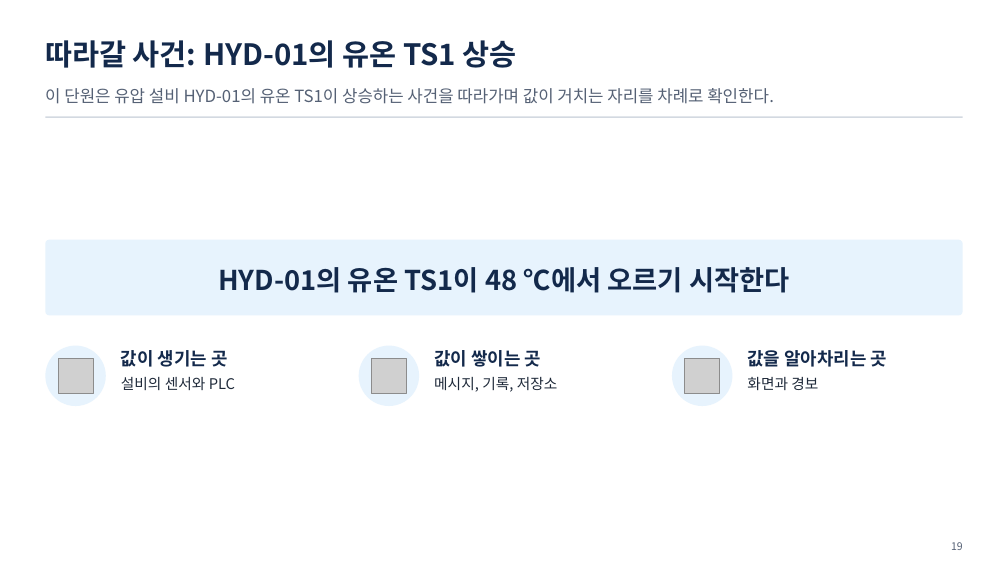
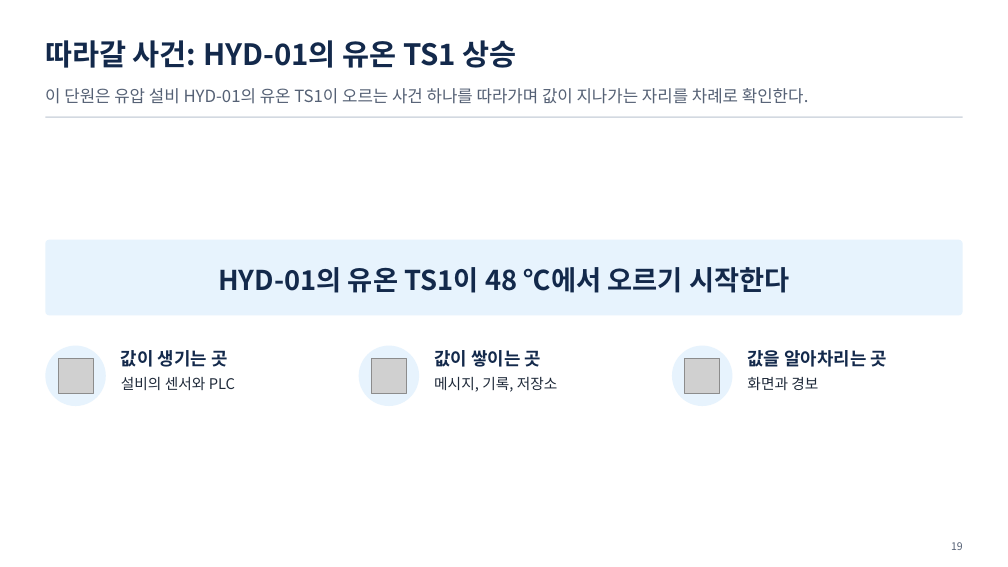
Before and after one commit to uengine-oss/hyd-iot-edu, a slide deck: slide 19 of course/slides/practical/실전반_01일차.pptx. Drawn at 1008x567 pixels with LibreOffice and Linux fonts; fonts in the diff are those of the drawing; grey boxes stand for pictures. Boxes give left, top, right and bottom in pixels: in the first picture for what was removed or moved away, otherwise in the second. Text is boxed around its words. In the diff, an @@ line names an element or a change of style, - is before the commit and + after.

```diff
--- a/course/slides/practical/실전반_01일차.pptx
+++ b/course/slides/practical/실전반_01일차.pptx
@@ text at box(45, 88, 809, 104): text changed @@
-이 단원은 유압 설비 HYD-01의 유온 TS1이 상승하는 사건을 따라가며 값이 거치는 자리를 차례로 확인한다.
+이 단원은 유압 설비 HYD-01의 유온 TS1이 오르는 사건 하나를 따라가며 값이 지나가는 자리를 차례로 확인한다.
```
Also in this commit, not shown: 5 other slides changed, 8 other files.
